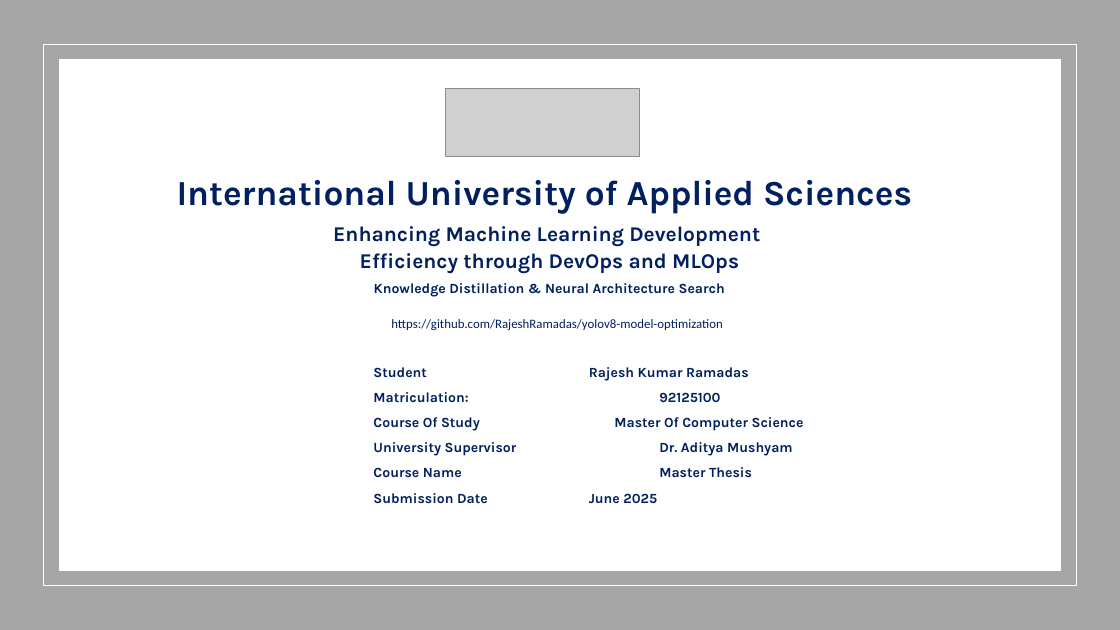
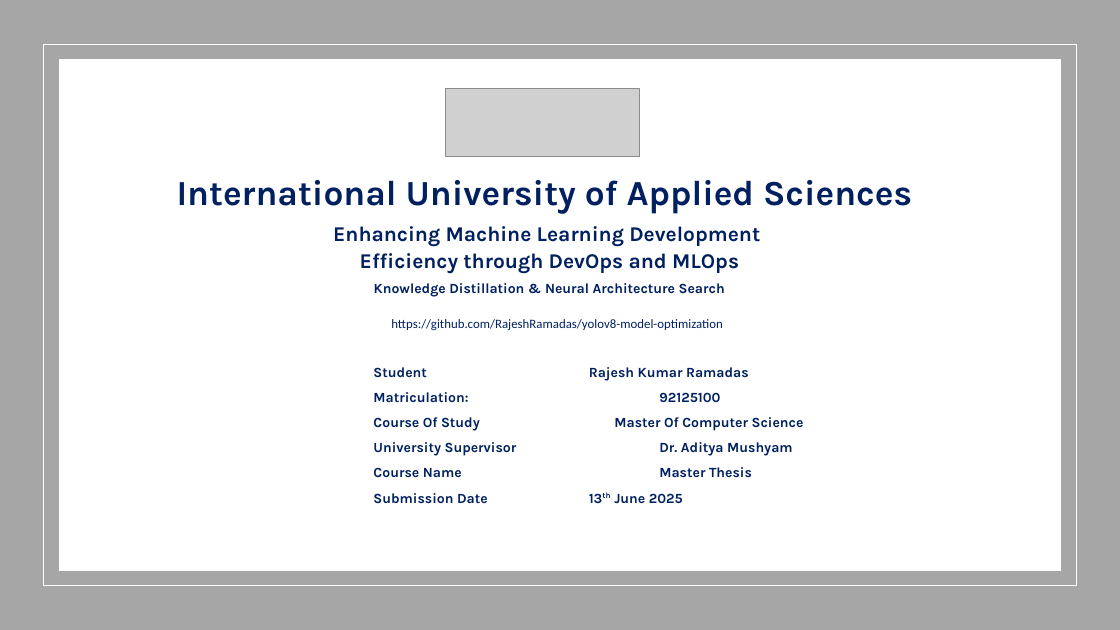
Before and after one commit to RajeshRamadas/yolov8-model-optimization, a slide deck: slide 1 of 01-Project-management/presentation/KnowledgeDistillation.pptx. Drawn at 1120x630 pixels with LibreOffice and Linux fonts; fonts in the diff are those of the drawing; grey boxes stand for pictures. Boxes give left, top, right and bottom in pixels: in the first picture for what was removed or moved away, otherwise in the second. Text is boxed around its words. In the diff, an @@ line names an element or a change of style, - is before the commit and + after.

```diff
--- a/01-Project-management/presentation/KnowledgeDistillation.pptx
+++ b/01-Project-management/presentation/KnowledgeDistillation.pptx
@@ text at <box>373,493,683,504</box>: text changed @@
-Submission Date June 2025
+Submission Date 13th June 2025
```
Also in this commit, not shown: 1 other slide changed.
